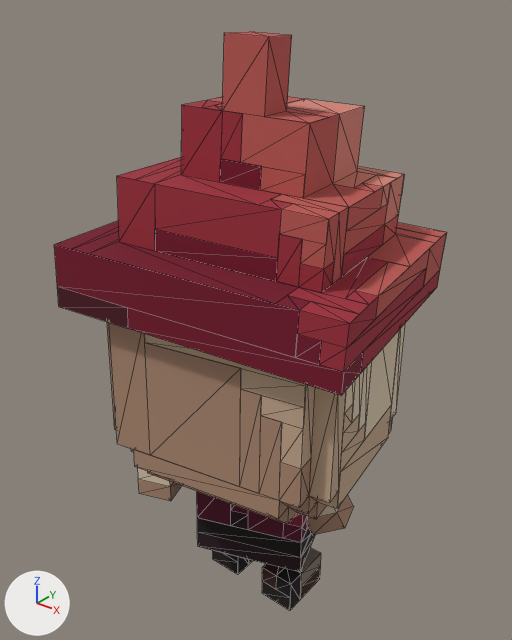
The glTF model fabrica-voxel/saida/heroi_gnomo_c1/modelo.glb: old version first, new version second.
One viewpoint serves both versions: a 50 mm lens placed at (2.44, -3.09, 4.02), pointed at (-0.12, 0.12, 2.03). Arrows for +X, +Y and +Z are at lower left; the lights stay in place. The older version comes first. Both versions are drawn at frame 15 of the action 'Golpe'; the numbers are the values there. Mesh edges are drawn as thin lines.

In view in the first picture: 'Cabeca', 'Gorro', 'Mao_D', 'Mao_E', 'Pe_D', 'Tronco' and 1 more.
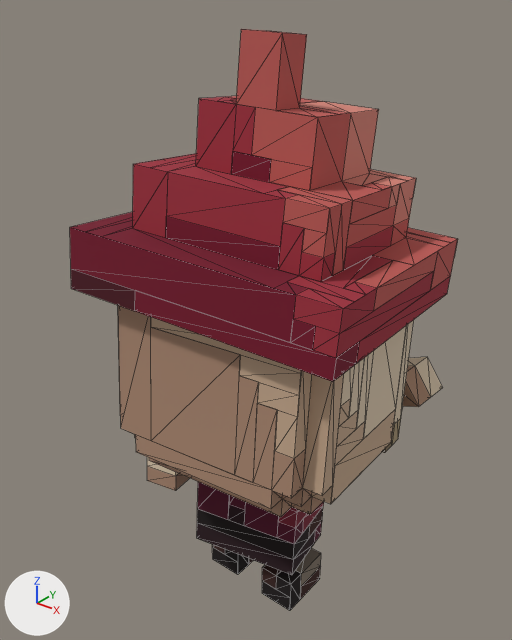
ob_osso_tronco is not drawn itself; it is the parent of ob_osso_cabeca, ob_osso_mao_d, ob_osso_mao_e, ob_tronco.
ob_osso_cabeca is not drawn itself; it is the parent of ob_osso_gorro, ob_cabeca, ob_barba.
ob_osso_mao_d is not drawn itself; it is the parent of ob_mao_d.

Where the change shows, as pixel boxes [x1, y1, x2, y2] in the pictures (512 x 640 px):
'Gorro', turned: before [54, 32, 447, 395]; after [70, 29, 458, 382]
'Cabeca', turned: before [107, 322, 406, 524]; after [118, 305, 414, 517]
'Tronco', turned: before [197, 491, 315, 572]; after [197, 482, 324, 575]
'Mao_D', turned, moved: before [308, 494, 354, 535]; after [402, 357, 443, 407]
'Mao_E', turned: before [138, 468, 181, 501]; after [147, 457, 189, 491]
'Barba', turned (mostly hidden): before [389, 417, 393, 433]; after [382, 406, 403, 453]

Diff of the bpy script that builds the scene:
```diff
--- a/fabrica-voxel/saida/heroi_gnomo_c1/modelo.glb.py
+++ b/fabrica-voxel/saida/heroi_gnomo_c1/modelo.glb.py
@@ ob_osso_tronco @@
 ob_osso_tronco.location = (0.0, 0.0, 0.375)
-ob_osso_tronco.rotation_euler = (-0.0532, -0.000448, 0.342)  # degrees (-3, 0, 20)
+ob_osso_tronco.rotation_euler = (-0.105, -0.000165, 0.192)  # degrees (-6, 0, 11)
@@ ob_osso_cabeca @@
 ob_osso_cabeca.location = (0.0, -0.0625, 0.75)
-ob_osso_cabeca.rotation_euler = (0.0, 0.0, -0.171)  # degrees (0, 0, -10)
+ob_osso_cabeca.rotation_euler = (0.0, 0.0, -0.0961)  # degrees (0, 0, -5.5)
@@ ob_osso_mao_d @@
 ob_osso_mao_d.parent = ob_osso_tronco
-ob_osso_mao_d.location = (0.465, 0.0239, 0.378)
-ob_osso_mao_d.rotation_euler = (-0.00763, -0.518, -0.0257)  # degrees (-0.4, -30, -1.5)
+ob_osso_mao_d.location = (0.776, 0.707, 1.154)
+ob_osso_mao_d.rotation_euler = (-2.25, -2.144, 0.142)  # degrees (-129, -123, 8.1)
```
